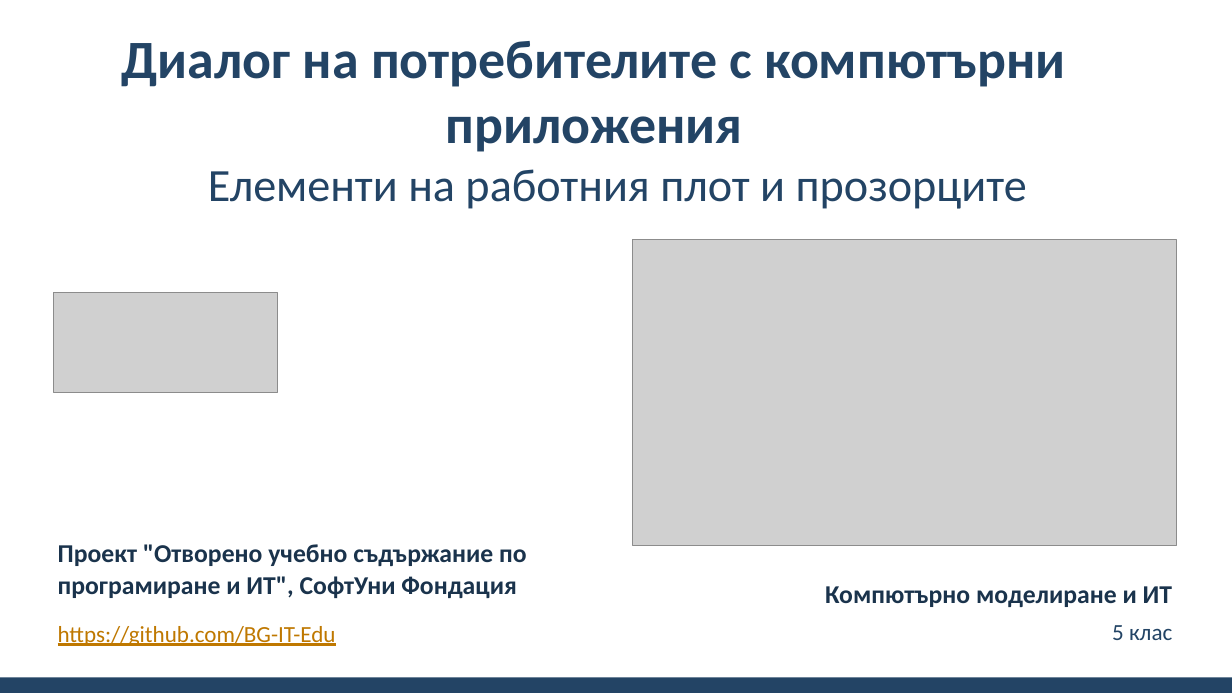
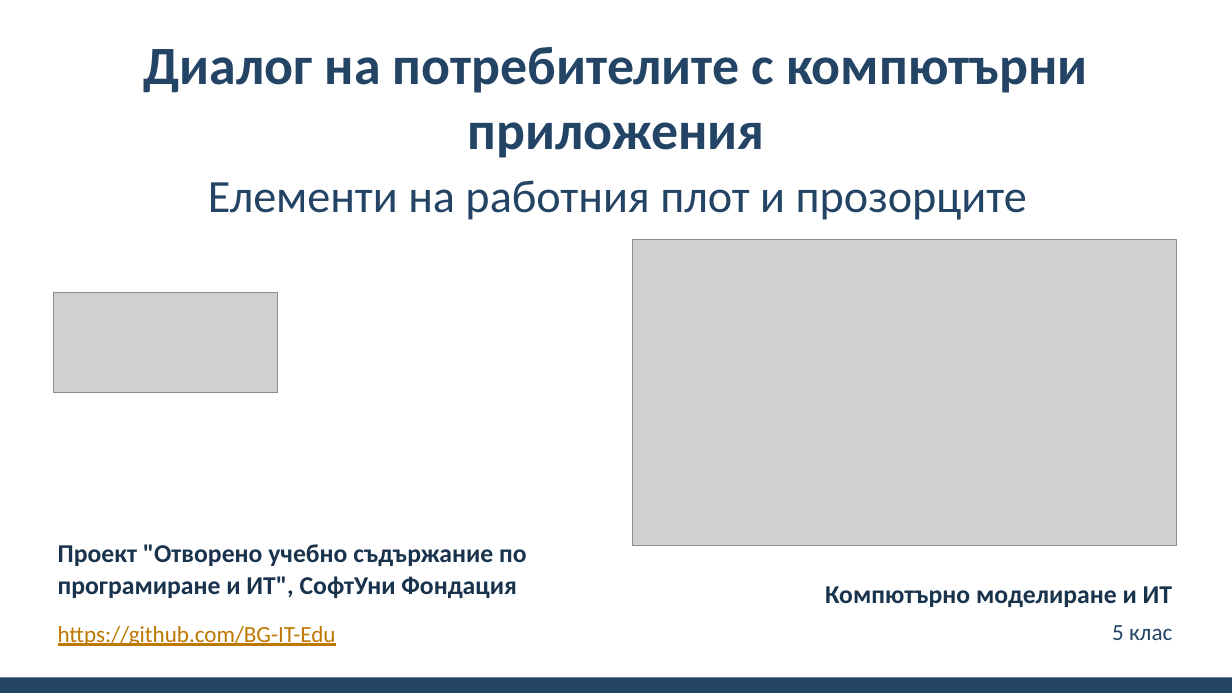
Before and after one commit to BG-IT-Edu/School-Programming, a slide deck: slide 1 of Courses/Computer-Modeling-and-IT/Computer-Modeling-and-IT-5-Class/02-User-Interface/02-User-Interface.pptx. Drawn at 1232x693 pixels with LibreOffice and Linux fonts; fonts in the diff are those of the drawing; grey boxes stand for pictures; background and template pictures are left out. Boxes give left, top, right and bottom in pixels: in the first picture for what was removed or moved away, otherwise in the second. Text is boxed around its words. In the diff, an @@ line names an element or a change of style, - is before the commit and + after.

```diff
--- a/Courses/Computer-Modeling-and-IT/Computer-Modeling-and-IT-5-Class/02-User-Interface/02-User-Interface.pptx
+++ b/Courses/Computer-Modeling-and-IT/Computer-Modeling-and-IT-5-Class/02-User-Interface/02-User-Interface.pptx
@@ title "Диалог на потребителите с компютърни ...": place and size @@
-title "Диалог на потребителите с компютърни ..." at box(122, 41, 1066, 152)
+title "Диалог на потребителите с компютърни ..." at box(144, 47, 1088, 158)
@@ subtitle "Елементи на работния плот и ...": place and size @@
-subtitle "Елементи на работния плот и ..." at box(208, 169, 1027, 209)
+subtitle "Елементи на работния плот и ..." at box(208, 180, 1027, 220)
@@ subtitle "Елементи на работния плот и ..." at box(208, 180, 1027, 220): line spacing 1.05 to 0.95 @@
```
Also in this commit, not shown: 11 other slides changed, 13 other files.
